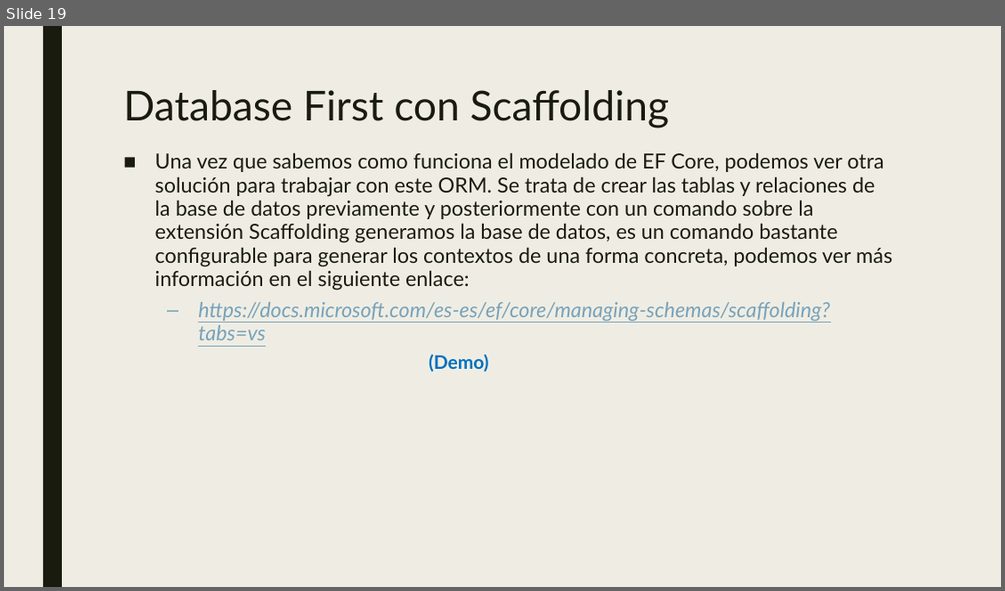
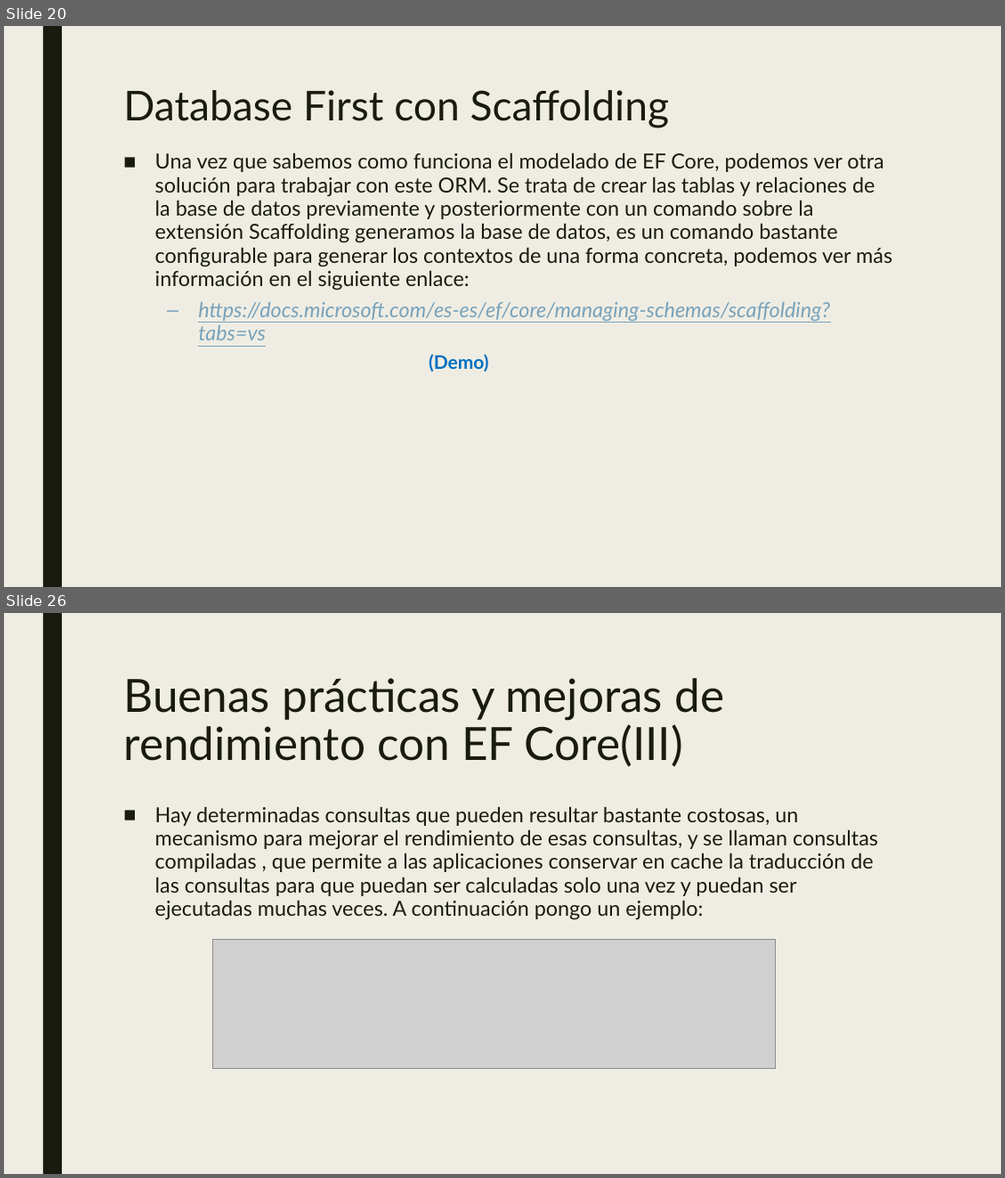
Before and after one commit to dadjh85/Demo5-Curso-.NetCore3.1, a slide deck: doc/Demo5- Curso .NET Core.pptx. Shown one above the other, each under a label of ours: slide 19 before the commit, slides 20 and 26 after it; the slides between them are not shown. The pictures are 1005x591 and 1005x1178 pixels, drawn with LibreOffice and Linux fonts; fonts in the diff are those of the drawing; grey boxes stand for pictures. Boxes give left, top, right and bottom in pixels: in the first picture for what was removed or moved away, otherwise in the second. Text is boxed around its words. In the diff, an @@ line names an element or a change of style, - is before the commit and + after.

```diff
--- a/doc/Demo5- Curso .NET Core.pptx
+++ b/doc/Demo5- Curso .NET Core.pptx
@@ slide 26 added at (4,613,1001,1174), background #EFEDE3; not listed: 1 template element that a slide beside it also shows @@
@@ title added at (123,678,724,767), 44 pt, text #191B0E @@
+Buenas prácticas y mejoras de rendimiento con EF Core(III)
@@ text added at (155,806,878,920), 20 pt, text #191B0E @@
+■ Hay determinadas consultas que pueden resultar bastante costosas, un mecanismo para mejorar el rendimiento de esas consultas, y se llaman consultas compiladas , que permite a las aplicaciones conservar en cache la traducción de las consultas para que puedan ser calculadas solo una vez y puedan ser ejecutadas muchas veces. A continuación pongo un ejemplo:
@@ picture added at (212,939,775,1069) @@
@@ what was slide 19 is now slide 20 @@
```
Also in this commit, not shown: 2 slides changed, 6 other slides added, 2 other files.
